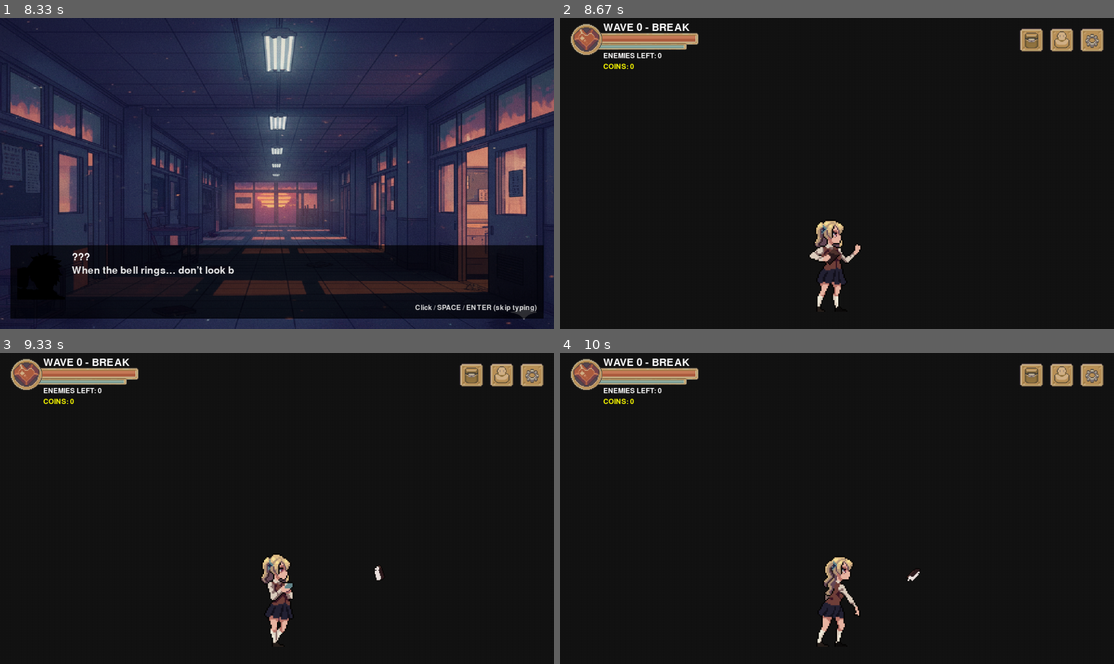
Above: before the commit, frames 1-4 (two rows, left to right).
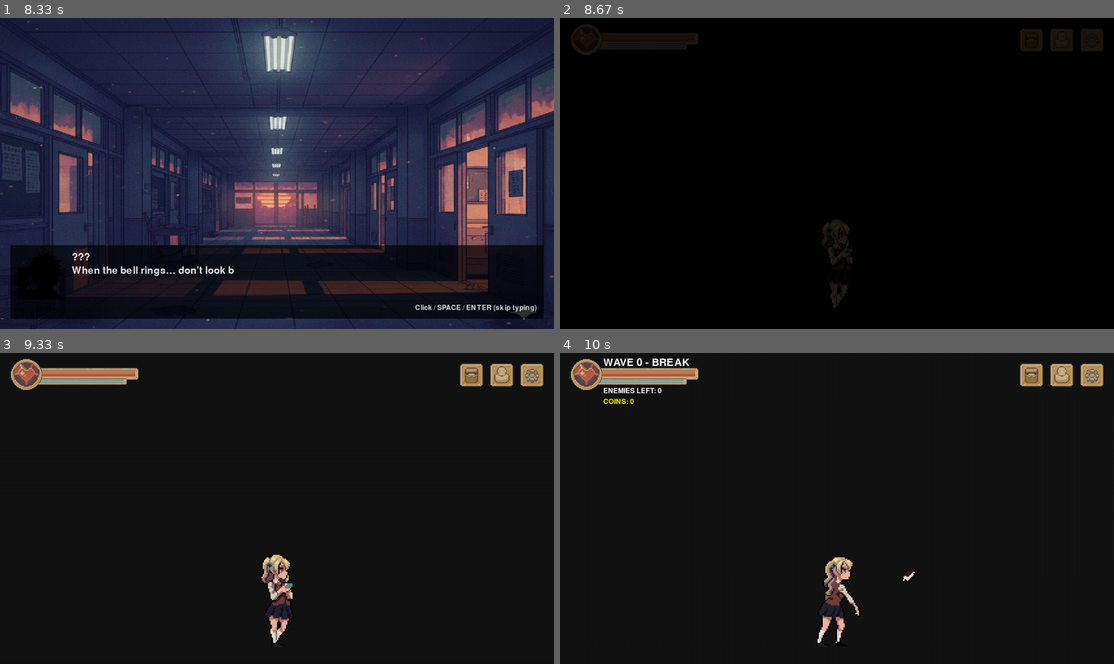
Above: after the commit, the same moments.

Repository: Mikegt106/Pygame_dev
Game: pygame game, started from main.py
The game is run twice, just before and just after one commit, with the same random seed, the same clock (stepped at 60 frames per second) and the same inputs.
Inputs (mouse positions are in pixels of both pictures, inside the frame that each line leads up to):
- Up to frame 1 (8.33 s): click "PLAY" at 0.38 s; click (144, 176) at 0.72 s; click (105, 245) at 1.05 s; click (343, 201) at 1.38 s; click (144, 111) at 1.72 s; click (282, 204) at 2.05 s; click (487, 291) at 2.38 s; click (188, 70) at 2.72 s; click (470, 254) at 3.05 s; click (105, 133) at 3.88 s; click (144, 226) at 4.72 s; click (155, 148) at 5.55 s; click (105, 192) at 6.38 s; click (470, 170) at 6.72 s; click (448, 248) at 7.05 s; click (149, 279) at 7.38 s; click (83, 282) at 7.72 s
- Up to frame 2 (8.67 s): click (859, 257) at 8.55 s
- Up to frame 3 (9.33 s): no input
- Up to frame 4 (10 s): tap Enter at 9.33 s

Frame 1 is identical in both runs. In frame 2, 3.9% of the frame differs, in the area x 1-99%, y 1-95%; in frame 3, 0.5%; in frame 4, less than 0.1%.

Commit message:
type sound + fade in game

Diff:
--- a/main.py
+++ b/main.py
@@ -24,6 +24,10 @@
 pygame.mixer.music.set_volume(0.35)  # 0.0 - 1.0
 pygame.mixer.music.play(-1)  # -1 = loop forever
 
+# SFX
+school_bell = pygame.mixer.Sound("assets/Sounds/school_bell.mp3")
+school_bell.set_volume(0.7)
+
 #----------------------------------
 # FONTS MANAGEMENT
 #----------------------------------
@@ -81,6 +85,14 @@
 
 player, projectiles, enemies, pickups = reset_game()
 
+# ----------------------------
+# FADE-IN (na intro)
+# ----------------------------
+fade_alpha = 0
+fade_speed = 320  # alpha per second (sneller = sneller fade)
+fade_surface = pygame.Surface(screen.get_size())
+fade_surface.fill((0, 0, 0))
+
 #----------------------------------
 # Actual runnning
 #----------------------------------
@@ -110,8 +122,11 @@
         # --- INTRO (dialogue) ---
         if state == "INTRO":
             dialogue_ui.handle_event(event)
+
             if dialogue_ui.is_done():
-                state = "PLAY"
+                school_bell.play()      # 🔔 play bell
+                state = "FADEIN"
+                fade_alpha = 255        # start fully black
             continue
 
         # --- IN-GAME EVENTS (PLAY) ---
@@ -136,7 +151,7 @@
                 ui_used_click_this_frame = True
 
     # --------------------------------------------------
-    # MAIN SCREEN DRAW + STOP GAME LOOP
+    # STATE SCREEN DRAW + STOP GAME LOOP
     # --------------------------------------------------
     if state == "MAIN":
         main_screen.update(dt)
@@ -149,6 +164,31 @@
 
         dialogue_ui.update(dt)
         dialogue_ui.draw()
+        pygame.display.flip()
+        continue
+
+    if state == "FADEIN":
+        # update fade
+        fade_alpha -= fade_speed * dt
+        if fade_alpha <= 0:
+            fade_alpha = 0
+            state = "PLAY"
+
+        # teken alvast de "game world" (maar nog zonder updates/spawns)
+        screen.fill((20, 20, 20))
+
+        # toon player idle zodat je iets ziet onder de fade
+        player.draw(screen)
+
+        # UI bovenop (optioneel)
+        statui.draw(screen)
+        menu_ui.draw()
+        inventory_ui.draw()
+
+        # black overlay
+        fade_surface.set_alpha(int(fade_alpha))
+        screen.blit(fade_surface, (0, 0))
+
         pygame.display.flip()
         continue
 
--- a/ui/dialogue_ui.py
+++ b/ui/dialogue_ui.py
@@ -29,7 +29,7 @@
         self.faces_cache = {}
         self.scene_cache = {}
 
-        # ✅ scene persistence
+        # scene persistence
         self.current_scene_path = None
 
         # --- typewriter state ---
@@ -38,14 +38,21 @@
         self._shown_chars = 0
         self._line_done = False
 
+        # -------------------------
+        # TYPING SOUND (loop while typing, stop when done)
+        # -------------------------
+        self.dialogue_sfx = pygame.mixer.Sound("assets/Sounds/dialogue.mp3")
+        self.dialogue_sfx.set_volume(1.8)
+
+        # Dedicated channel so it never conflicts with other sounds
+        self.typing_channel = pygame.mixer.Channel(7)
+        self._typing_playing = False
+
     def start(self, lines: list[dict]):
         self.lines = lines
         self.index = 0
         self.active = True
-
-        # ✅ reset scene for a new dialogue sequence
         self.current_scene_path = None
-
         self._reset_typewriter_for_current_line()
 
     def is_done(self) -> bool:
@@ -59,14 +66,32 @@
     def _current_text(self) -> str:
         return self._current().get("text", "")
 
+    def _start_typing_sound(self):
+        if not self._typing_playing:
+            # loop while typing
+            self.typing_channel.play(self.dialogue_sfx, loops=-1)
+            self._typing_playing = True
+
+    def _stop_typing_sound(self):
+        if self._typing_playing:
+            self.typing_channel.stop()
+            self._typing_playing = False
+
     def _reset_typewriter_for_current_line(self):
         self._char_pos = 0.0
         self._shown_chars = 0
         self._line_done = False
 
+        # stop previous line sound (safety)
+        self._stop_typing_sound()
+
         text = self._current_text()
         if len(text) == 0:
             self._line_done = True
+            return
+
+        # start looping typing sound for this line
+        self._start_typing_sound()
 
     # -------------------------
     # ASSET LOADERS (cached)
@@ -79,10 +104,9 @@
         return self.faces_cache[path]
 
     def _load_scene(self, path: str) -> pygame.Surface:
-        """Load + scale background to screen size, cached per path."""
         if path not in self.scene_cache:
             sw, sh = self.screen.get_size()
-            img = pygame.image.load(path).convert()  # background: no alpha needed
+            img = pygame.image.load(path).convert()
             img = pygame.transform.scale(img, (sw, sh))
             self.scene_cache[path] = img
         return self.scene_cache[path]
@@ -91,11 +115,11 @@
     # UPDATE / INPUT
     # -------------------------
     def update(self, dt: float):
-        """Typewriter progression."""
         if not self.active:
             return
         if self.index >= len(self.lines):
             self.active = False
+            self._stop_typing_sound()
             return
         if self._line_done:
             return
@@ -107,16 +131,18 @@
         if self._shown_chars >= len(text):
             self._shown_chars = len(text)
             self._line_done = True
+            # ✅ stop sound when fully typed
+            self._stop_typing_sound()
 
     def _advance(self):
         self.index += 1
         if self.index >= len(self.lines):
             self.active = False
+            self._stop_typing_sound()
             return
         self._reset_typewriter_for_current_line()
 
     def handle_event(self, event) -> bool:
-        """Return True if UI used the input (so player shouldn't attack)."""
         if not self.active:
             return False
 
@@ -129,15 +155,16 @@
         if not proceed:
             return False
 
-        # 1) if text still typing => reveal instantly
+        # 1) if text still typing => reveal instantly AND stop typing sound
         if not self._line_done:
             text = self._current_text()
             self._shown_chars = len(text)
             self._char_pos = float(len(text))
             self._line_done = True
+            self._stop_typing_sound()
             return True
 
-        # 2) else go next line
+        # 2) else go next line (this will start typing sound again)
         self._advance()
         return True
 
@@ -170,11 +197,11 @@
         cur = self._current()
         scene_path = cur.get("scene", None)
 
-        # ✅ update scene ONLY if this line provides one
+        # update scene ONLY if this line provides one
         if scene_path:
             self.current_scene_path = scene_path
 
-        # ✅ draw current scene if it exists (persist across lines)
+        # draw current scene if it exists (persist across lines)
         if self.current_scene_path:
             try:
                 bg = self._load_scene(self.current_scene_path)
@@ -184,7 +211,6 @@
         else:
             self.screen.fill((10, 10, 10))
 
-        # 2) dialogue box
         sw, sh = self.screen.get_size()
         box_rect = pygame.Rect(
             self.margin,
@@ -205,18 +231,14 @@
 
         # face
         tint = cur.get("tint", None)
-
         face_x = box_rect.x + self.padding
         face_y = box_rect.y + self.padding
         if face_path:
             face = self._load_face(face_path)
-
             if tint is not None:
-                # tint = (0,0,0) => volledig zwart silhouette
                 tinted = face.copy()
                 tinted.fill(tint, special_flags=pygame.BLEND_RGBA_MULT)
                 face = tinted
-
             self.screen.blit(face, (face_x, face_y))
 
         # name + text
Not shown, changed: .DS_Store
Not shown, changed: assets/.DS_Store
Not shown, added: assets/Sounds/dialogue.mp3
Not shown, added: assets/Sounds/school_bell.mp3
